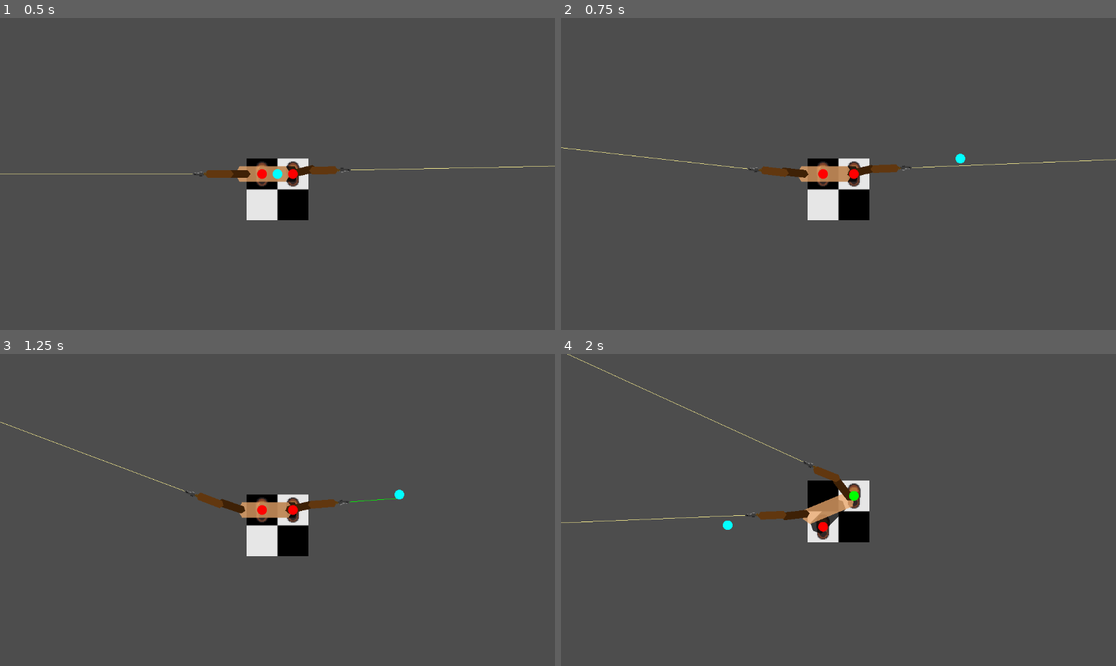
Above: before the commit, frames 1-4 (two rows, left to right).
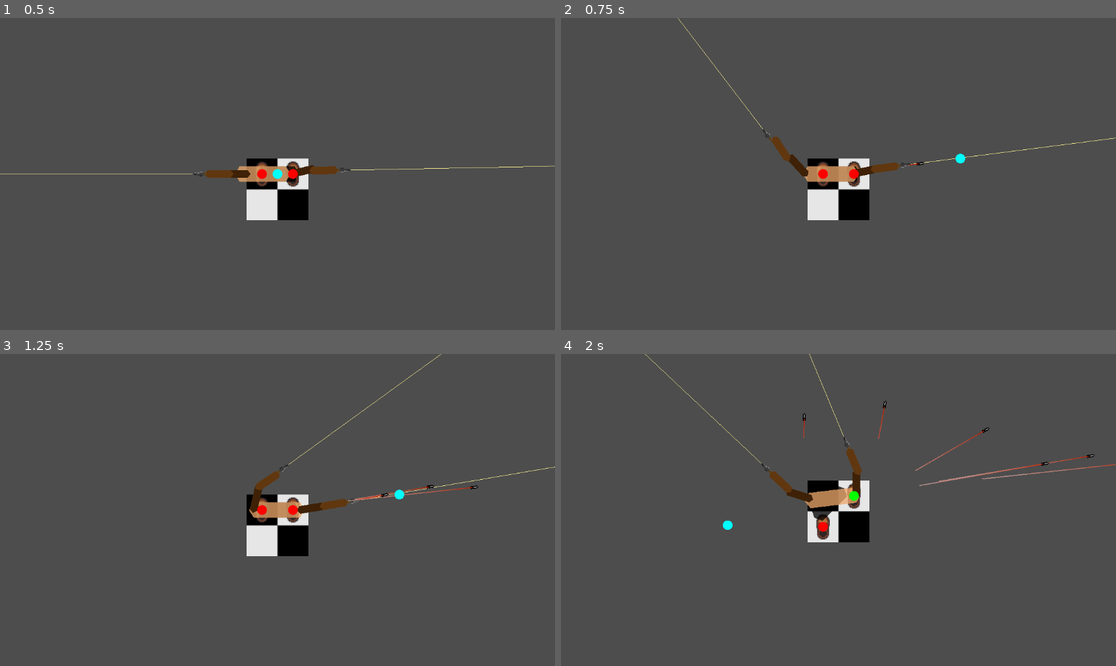
Above: after the commit, the same moments.

Repository: Meatplanter/Kelp_44
Game: Godot game, scene res://rogue_b.tscn
Same seed, same stepped clock (60 frames per second), same inputs: the game is played once before the commit and once after it. This scene is started directly instead of the project's main scene.
Inputs (mouse positions are in pixels of both pictures, inside the frame that each line leads up to):
- Up to frame 1 (0.5 s): no input
- Up to frame 2 (0.75 s): tap Enter at 0.5 s; move the mouse to (960, 158) at 0.52 s; hold D (LS_move_right) from 0.53 s (still down); hold Space (Space) from 0.53 s (still down)
- Up to frame 3 (1.25 s): keep holding D (LS_move_right); keep holding Space (Space)
- Up to frame 4 (2 s): move the mouse to (727, 525) at 1.27 s; release D (LS_move_right) at 1.28 s; release Space (Space) at 1.28 s; hold X (LS_move_down) from 1.28 s (still down); tap M (ChangeMode) at 1.35 s; tap Space (Space) at 1.55 s

Frame 1 is identical in both runs. In frame 2, 0.9% of the frame differs, in the area x 0-100%, y 0-53%; in frame 3, 1.2%; in frame 4, 2.2%, in the area x 0-100%, y 0-58%.

Commit message:
Bullet finished, shooting bugs fixed

Diff:
--- a/bullet_new.gd
+++ b/bullet_new.gd
@@ -1,10 +1,10 @@
 extends Area2D
 
 var travelledDistance = 0
-var bulletSpeed = Global.bulletSpeed
-var bulletRange = Global.bulletRange
-var bulletContact = 1 - Global.bulletSlowdown
-var bulletSlowdown = Global.bulletSlowdown + bulletContact
+var bulletSpeed = 120.0 #overwritten by gun via shooting function
+var bulletRange = WeaponManager.bulletRange
+var bulletContact = 1 - WeaponManager.bulletSlowdown
+var bulletSlowdown = WeaponManager.bulletSlowdown + bulletContact
 
 var bulletEntryPoint = Vector2.ZERO
 var bulletEntryDistance
@@ -15,20 +15,18 @@
 
 func _ready() -> void:
 	shootingPoint = global_position
-	bulletSpeed = randf_range(0.75*bulletSpeed,1.5*bulletSpeed)
+	$SubViewport/Tracer2.position.x = -162 #so the tracer doesn't appear behind on the first frame
 	if Global.bloodTrailScene == true:
 		bloodTrailScene = preload("res://blood_trail_px.tscn")
 	elif Global.bloodTrailScene == false:
 		bloodTrailScene = preload("res://blood_trail_pc.tscn")
 
 
-
 func _process(delta: float) -> void:
-	#get_parent().get_parent().add_child(bloodTrail)
-	if Global.gameSpeed == Global.bulletTime:
+	if TimeManager.gameSpeed == TimeManager.bulletTime:
 			$SplatterTimer.set_paused(1)
 			$SlomoSplatterTimer.set_paused(0)
-	elif Global.gameSpeed == Global.normalTime:
+	elif TimeManager.gameSpeed == TimeManager.normalTime:
 			$SlomoSplatterTimer.set_paused(1)
 			$SplatterTimer.set_paused(0)
 
@@ -47,17 +45,15 @@
 
 func _physics_process(delta: float) -> void:
 	var direction = Vector2.RIGHT.rotated(rotation)
-	position += direction * bulletSpeed * delta * Global.gameSpeed * bulletSlowdown
-	if bulletContact == 0.0: bulletSlowdown = bulletSlowdown * Global.bulletSlowdown
-	travelledDistance += bulletSpeed * delta * Global.gameSpeed
+	position += direction * bulletSpeed * delta * TimeManager.gameSpeed * bulletSlowdown
+	if bulletContact == 0.0: bulletSlowdown = bulletSlowdown * TimeManager.bulletSlowdown
+	travelledDistance += bulletSpeed * delta * TimeManager.gameSpeed
 
-	if travelledDistance > bulletRange*bulletSlowdown:
+	if travelledDistance > bulletRange * bulletSlowdown:
 		Global.bulletsDodged += 1
 		queue_free()
 		if Global.gameMode == 0:
 			Global.currentExp += Global.xp4bullet
-	#print(bulletRange*bulletSlowdown,"  ",bulletSlowdown, " trav dist ",travelledDistance)
-	#print(2/(pow(bulletSlowdown,5)))
 	#$SubViewport.size = Vector2(160,3) - Vector2(delta,3)
 
 
--- a/enemy.gd
+++ b/enemy.gd
@@ -1,6 +1,6 @@
 extends CharacterBody2D
 
-var health = Global.enemyHealth
+var health = EnemyManager.enemyHealth
 
 @onready var playerLocation = get_node("/root/Game/CharacterBody2D/CharBody")
 
@@ -10,8 +10,6 @@
 
 
 
-
-# Called every frame. 'delta' is the elapsed time since the previous frame.
 func _process(delta: float) -> void:
 	if EnemyManager.targetEnemyLeft == self && Global.leftCanShoot == true:
 		$Crosshair_greenLeft.show()
--- a/enemy_manager.gd
+++ b/enemy_manager.gd
@@ -4,6 +4,8 @@
 var visibleEnemies: Array = []
 var targetEnemyLeft = null
 var targetEnemyRight = null
+
+var enemyHealth = 2
 
 var maxX = 0
 var minX = 0
--- a/gun_base.gd
+++ b/gun_base.gd
@@ -4,11 +4,9 @@
 @export var Firerate := 1.0
 @export var Bullet_speed := 120.0
 
-var cooldown = 100
+var cooldown = Firerate
 var canShoot = true
 
-var normalTimer
-var slomoTimer
 
 func _draw():
 	if Laser_sights == true:
@@ -28,30 +26,9 @@
 		draw_line(aimFrom,aimTo,color)
 
 
-func adjust_cooldown_to_time():
-	if TimeManager.gameSpeed == TimeManager.normalTime:
-		normalTimer.set_paused(0)
-		slomoTimer.set_paused(1)
-	elif TimeManager.gameSpeed == TimeManager.bulletTime:
-		normalTimer.set_paused(1)
-		slomoTimer.set_paused(0)
-
-
-func _ready():
-	#add timers for normal / slomo time
-	normalTimer = TimeManager.add_normal_timer(Firerate/100)
-	normalTimer.timeout.connect(func():
-		cooldown -= 1
-		)
-	slomoTimer = TimeManager.add_slomo_timer(Firerate/100)
-	slomoTimer.timeout.connect(func():
-		cooldown -= 1
-		)
-
-
 func _process(delta):
+	cooldown -= delta * TimeManager.gameSpeed / Firerate
 	if cooldown <= 0:
+		cooldown = randf_range(0.98,1.02)
 		WeaponManager.shoot(self)
-		cooldown = int(randf_range(98,102))
-	adjust_cooldown_to_time()
 	queue_redraw()
--- a/rogue_b.gd
+++ b/rogue_b.gd
@@ -206,6 +206,8 @@
 	elif event.is_action_pressed("LS_move_leftup"): move(%LeftShoe,Movement.DirLeftUp)
 	elif event.is_action_pressed("LS_move_leftdown"): move(%LeftShoe,Movement.DirLeftDown)
 
+	if event.is_action_pressed("Space"): moveCooldown = true
+	if event.is_action_released("Space"): moveCooldown = false
 
 
 func _on_movement_cooldown_timeout():
--- a/rogue_b.tscn
+++ b/rogue_b.tscn
@@ -142,6 +142,8 @@
 [node name="GunRight" parent="." instance=ExtResource("8_m64x7")]
 unique_name_in_owner = true
 Laser_sights = true
+Firerate = 0.2
+Bullet_speed = 240.0
 
 [node name="GunLeft" parent="." instance=ExtResource("8_m64x7")]
 unique_name_in_owner = true
--- a/time_manager.gd
+++ b/time_manager.gd
@@ -9,16 +9,18 @@
 
 var gameSpeed = 1.0
 
-func add_normal_timer(time: float):
-	var normalTimer := Timer.new()
-	normalTimer.wait_time = time / TimeManager.normalTime
-	normalTimer.autostart = true
-	add_child(normalTimer)
-	return normalTimer
-
-func add_slomo_timer(time: float):
-	var slomoTimer := Timer.new()
-	slomoTimer.wait_time = time / TimeManager.bulletTime
-	slomoTimer.autostart = true
-	add_child(slomoTimer)
-	return slomoTimer
+#func add_normal_timer(time: float):
+	#var normalTimer := Timer.new()
+	#normalTimer.wait_time = time / TimeManager.normalTime
+	#normalTimer.autostart = true
+	#add_child(normalTimer)
+	#print("Normal:",normalTimer.wait_time)
+	#return normalTimer
+	#
+#func add_slomo_timer(time: float):
+	#var slomoTimer := Timer.new()
+	#slomoTimer.wait_time = time / TimeManager.bulletTime
+	#slomoTimer.autostart = true
+	#add_child(slomoTimer)
+	#print("Slomo:",slomoTimer.wait_time)
+	#return slomoTimer
--- a/weapon_manager.gd
+++ b/weapon_manager.gd
@@ -1,14 +1,16 @@
 extends Node
 
-var weaponCooldown = 10.0
-
-var leftCooldown = weaponCooldown
-var rightCooldown = weaponCooldown
-
-var targetEnemyLeft = EnemyManager.targetEnemyLeft
-var targetEnemyRight = EnemyManager.targetEnemyRight
 
 var shootingPoint = Vector2.ZERO
+
+#bullet's defaults
+var bulletSpeed = 120
+var bulletRange = 700
+var bulletSlowdown = 0.998
+
+var bloodTrailVisible = true
+var bloodTrailScene = false #true is pixels, false is sprite
+
 
 func shoot(Gun:Node2D):
 	const BULLET = preload("res://bullet_new.tscn")
